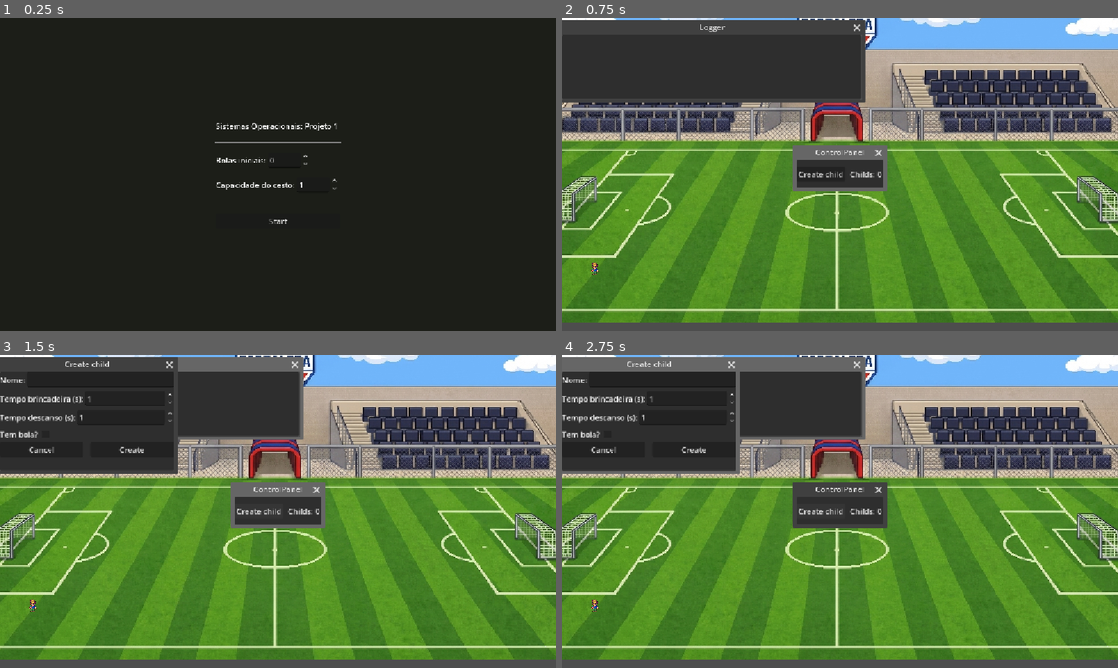
Above: before the commit, frames 1-4 (two rows, left to right).
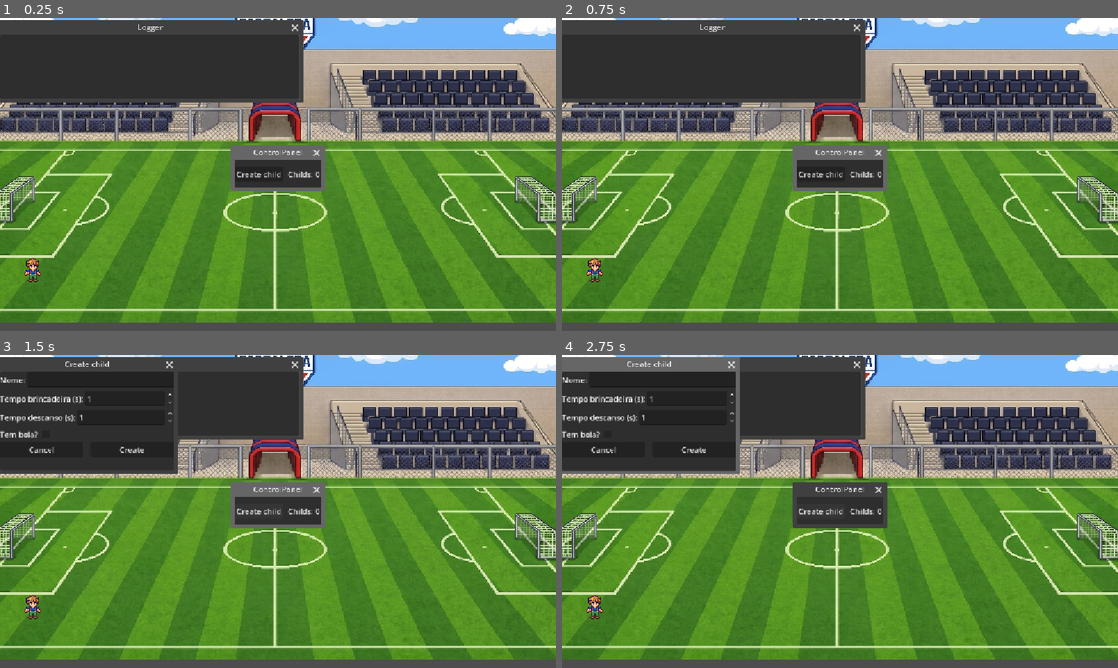
Above: after the commit, the same moments.

Repository: JonasVsc/operating-systems-p-1
Game: Godot game, scene res://scenes/main.tscn
Two runs of this game, one before a commit and one after it. Both use one fixed random seed, a clock stepped at 60 frames per second and the inputs below. Before the commit the project starts from res://scenes/settings.tscn.
Inputs (mouse positions are in pixels of both pictures, inside the frame that each line leads up to):
- Up to frame 1 (0.25 s): no input
- Up to frame 2 (0.75 s): click (840, 221) at 0.5 s, where only the run before the commit has a clickable "Start"
- Up to frame 3 (1.5 s): click "Create child" at 1.25 s
- Up to frame 4 (2.75 s): click "Create child" at 2 s

The runs differ from the first frame. In frame 1, 87% of the frame differs, in the area x 0-100%, y 0-100%; in frame 2, 0.1%; in frame 3, 1.4%; in frame 4, 1.4%.

Commit message:
adicionando mais animacoes

Diff:
--- a/project.godot
+++ b/project.godot
@@ -11,14 +11,14 @@
 [application]
 
 config/name="operating-systems-p1"
-run/main_scene="uid://br0b2wpmqrr1j"
+run/main_scene="uid://brcivw2inplpf"
 config/features=PackedStringArray("4.6", "Forward Plus")
 config/icon="res://icon.svg"
 
 [autoload]
 
+Simulation="*uid://c00wjc0wrxu0v"
 SimLogger="*uid://dhe6ml0ys2vg2"
-Simulation="*uid://c00wjc0wrxu0v"
 
 [display]
 
--- a/scenes/child.tscn
+++ b/scenes/child.tscn
@@ -3,7 +3,7 @@
 [ext_resource type="Texture2D" uid="uid://cryjl1qv3dx7q" path="res://sprites/children/child-m-spritesheet.png" id="1_8ggnl"]
 
 [sub_resource type="RectangleShape2D" id="RectangleShape2D_8ggnl"]
-size = Vector2(124, 121)
+size = Vector2(37, 51)
 
 [sub_resource type="Animation" id="Animation_8ggnl"]
 length = 0.001
@@ -46,19 +46,19 @@
 
 [sub_resource type="Animation" id="Animation_xoh2m"]
 resource_name = "idle"
-length = 0.45
-loop_mode = 1
-tracks/0/type = "value"
-tracks/0/imported = false
-tracks/0/enabled = true
-tracks/0/path = NodePath("Texture:frame")
-tracks/0/interp = 1
-tracks/0/loop_wrap = true
-tracks/0/keys = {
-"times": PackedFloat32Array(0, 0.030729901, 0.06666667, 0.1, 0.13333334, 0.16666667, 0.19999999, 0.23333335, 0.26666668, 0.29908168, 0.3, 0.332415, 0.33333334, 0.36574835, 0.39908168),
-"transitions": PackedFloat32Array(1, 1, 1, 1, 1, 1, 1, 1, 1, 1, 1, 1, 1, 1, 1),
-"update": 1,
-"values": [16, 16, 18, 19, 17, 16, 18, 17, 16, 17, 18, 16, 19, 18, 19]
+length = 1.4
+loop_mode = 1
+tracks/0/type = "value"
+tracks/0/imported = false
+tracks/0/enabled = true
+tracks/0/path = NodePath("Texture:frame")
+tracks/0/interp = 1
+tracks/0/loop_wrap = true
+tracks/0/keys = {
+"times": PackedFloat32Array(0, 0.43333334, 0.8333333, 1.1333333),
+"transitions": PackedFloat32Array(1, 1, 1, 1),
+"update": 1,
+"values": [16, 17, 18, 19]
 }
 tracks/1/type = "value"
 tracks/1/imported = false
@@ -80,6 +80,170 @@
 tracks/2/loop_wrap = true
 tracks/2/keys = {
 "times": PackedFloat32Array(0.0009999999),
+"transitions": PackedFloat32Array(1),
+"update": 1,
+"values": [false]
+}
+
+[sub_resource type="Animation" id="Animation_3ejsn"]
+resource_name = "running"
+length = 0.5
+loop_mode = 1
+tracks/0/type = "value"
+tracks/0/imported = false
+tracks/0/enabled = true
+tracks/0/path = NodePath("Texture:frame")
+tracks/0/interp = 1
+tracks/0/loop_wrap = true
+tracks/0/keys = {
+"times": PackedFloat32Array(0, 0.125, 0.25, 0.375),
+"transitions": PackedFloat32Array(1, 1, 1, 1),
+"update": 1,
+"values": [0, 1, 2, 3]
+}
+tracks/1/type = "value"
+tracks/1/imported = false
+tracks/1/enabled = true
+tracks/1/path = NodePath("Texture:position")
+tracks/1/interp = 1
+tracks/1/loop_wrap = true
+tracks/1/keys = {
+"times": PackedFloat32Array(0.13333334),
+"transitions": PackedFloat32Array(1),
+"update": 0,
+"values": [Vector2(0, -16)]
+}
+tracks/2/type = "value"
+tracks/2/imported = false
+tracks/2/enabled = true
+tracks/2/path = NodePath("Texture:flip_h")
+tracks/2/interp = 1
+tracks/2/loop_wrap = true
+tracks/2/keys = {
+"times": PackedFloat32Array(0.13333334),
+"transitions": PackedFloat32Array(1),
+"update": 1,
+"values": [false]
+}
+
+[sub_resource type="Animation" id="Animation_qapw4"]
+resource_name = "running_back"
+length = 0.5
+loop_mode = 1
+tracks/0/type = "value"
+tracks/0/imported = false
+tracks/0/enabled = true
+tracks/0/path = NodePath("Texture:frame")
+tracks/0/interp = 1
+tracks/0/loop_wrap = true
+tracks/0/keys = {
+"times": PackedFloat32Array(0, 0.125, 0.25, 0.375),
+"transitions": PackedFloat32Array(1, 1, 1, 1),
+"update": 1,
+"values": [12, 13, 14, 15]
+}
+tracks/1/type = "value"
+tracks/1/imported = false
+tracks/1/enabled = true
+tracks/1/path = NodePath("Texture:position")
+tracks/1/interp = 1
+tracks/1/loop_wrap = true
+tracks/1/keys = {
+"times": PackedFloat32Array(0.13333334),
+"transitions": PackedFloat32Array(1),
+"update": 0,
+"values": [Vector2(0, -16)]
+}
+tracks/2/type = "value"
+tracks/2/imported = false
+tracks/2/enabled = true
+tracks/2/path = NodePath("Texture:flip_h")
+tracks/2/interp = 1
+tracks/2/loop_wrap = true
+tracks/2/keys = {
+"times": PackedFloat32Array(0.13333334),
+"transitions": PackedFloat32Array(1),
+"update": 1,
+"values": [false]
+}
+
+[sub_resource type="Animation" id="Animation_3rl2d"]
+resource_name = "running_left"
+length = 0.5
+loop_mode = 1
+tracks/0/type = "value"
+tracks/0/imported = false
+tracks/0/enabled = true
+tracks/0/path = NodePath("Texture:frame")
+tracks/0/interp = 1
+tracks/0/loop_wrap = true
+tracks/0/keys = {
+"times": PackedFloat32Array(0, 0.125, 0.25, 0.375),
+"transitions": PackedFloat32Array(1, 1, 1, 1),
+"update": 1,
+"values": [4, 5, 6, 7]
+}
+tracks/1/type = "value"
+tracks/1/imported = false
+tracks/1/enabled = true
+tracks/1/path = NodePath("Texture:position")
+tracks/1/interp = 1
+tracks/1/loop_wrap = true
+tracks/1/keys = {
+"times": PackedFloat32Array(0.13333334),
+"transitions": PackedFloat32Array(1),
+"update": 0,
+"values": [Vector2(0, -16)]
+}
+tracks/2/type = "value"
+tracks/2/imported = false
+tracks/2/enabled = true
+tracks/2/path = NodePath("Texture:flip_h")
+tracks/2/interp = 1
+tracks/2/loop_wrap = true
+tracks/2/keys = {
+"times": PackedFloat32Array(0.13333334),
+"transitions": PackedFloat32Array(1),
+"update": 1,
+"values": [false]
+}
+
+[sub_resource type="Animation" id="Animation_kefvm"]
+resource_name = "running_right"
+length = 0.25
+loop_mode = 1
+tracks/0/type = "value"
+tracks/0/imported = false
+tracks/0/enabled = true
+tracks/0/path = NodePath("Texture:frame")
+tracks/0/interp = 1
+tracks/0/loop_wrap = true
+tracks/0/keys = {
+"times": PackedFloat32Array(0, 0.125, 0.25, 0.375),
+"transitions": PackedFloat32Array(1, 1, 1, 1),
+"update": 1,
+"values": [8, 9, 10, 11]
+}
+tracks/1/type = "value"
+tracks/1/imported = false
+tracks/1/enabled = true
+tracks/1/path = NodePath("Texture:position")
+tracks/1/interp = 1
+tracks/1/loop_wrap = true
+tracks/1/keys = {
+"times": PackedFloat32Array(0.13333334),
+"transitions": PackedFloat32Array(1),
+"update": 0,
+"values": [Vector2(0, -16)]
+}
+tracks/2/type = "value"
+tracks/2/imported = false
+tracks/2/enabled = true
+tracks/2/path = NodePath("Texture:flip_h")
+tracks/2/interp = 1
+tracks/2/loop_wrap = true
+tracks/2/keys = {
+"times": PackedFloat32Array(0.13333334),
 "transitions": PackedFloat32Array(1),
 "update": 1,
 "values": [false]
@@ -88,21 +252,25 @@
 [sub_resource type="AnimationLibrary" id="AnimationLibrary_3ejsn"]
 _data = {
 &"RESET": SubResource("Animation_8ggnl"),
-&"idle": SubResource("Animation_xoh2m")
+&"idle": SubResource("Animation_xoh2m"),
+&"running": SubResource("Animation_3ejsn"),
+&"running_back": SubResource("Animation_qapw4"),
+&"running_left": SubResource("Animation_3rl2d"),
+&"running_right": SubResource("Animation_kefvm")
 }
 
 [node name="Child" type="CharacterBody2D" unique_id=1883023373]
 
 [node name="Texture" type="Sprite2D" parent="." unique_id=749151514]
 position = Vector2(0, -16)
+scale = Vector2(2.21875, 1.875)
 texture = ExtResource("1_8ggnl")
 hframes = 4
 vframes = 8
 frame = 16
 
 [node name="CollisionShape2D" type="CollisionShape2D" parent="." unique_id=1781625924]
-visible = false
-position = Vector2(-1, -0.5)
+position = Vector2(0, -11)
 shape = SubResource("RectangleShape2D_8ggnl")
 
 [node name="Animation" type="AnimationPlayer" parent="." unique_id=1866931237]
